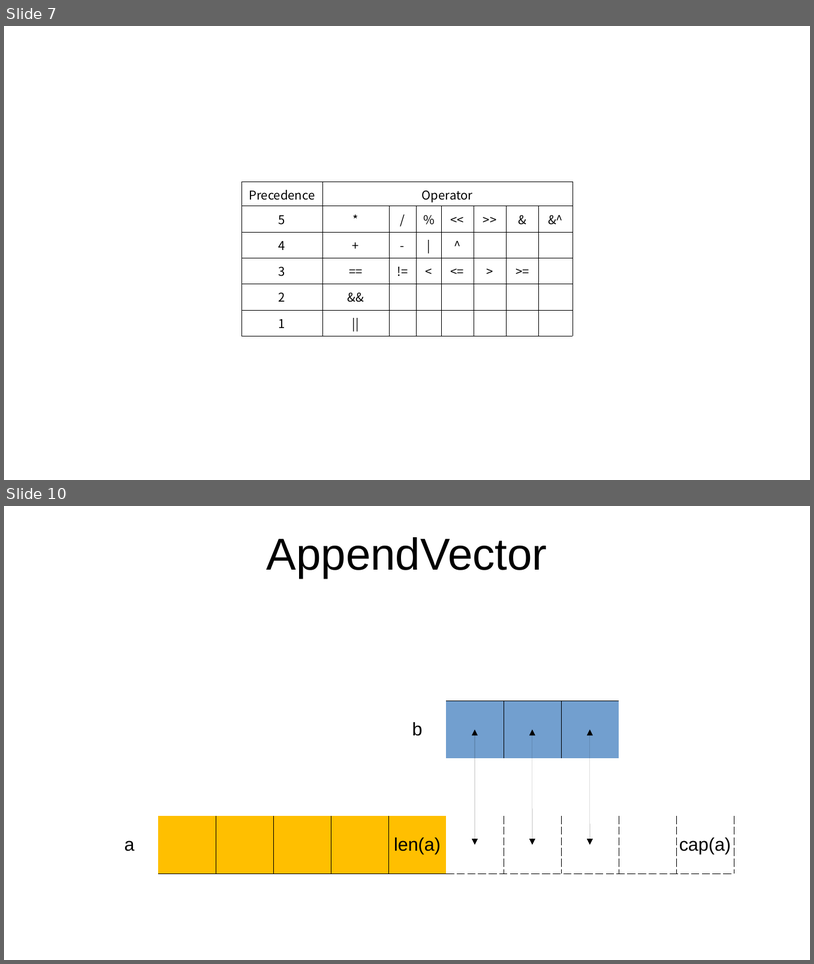
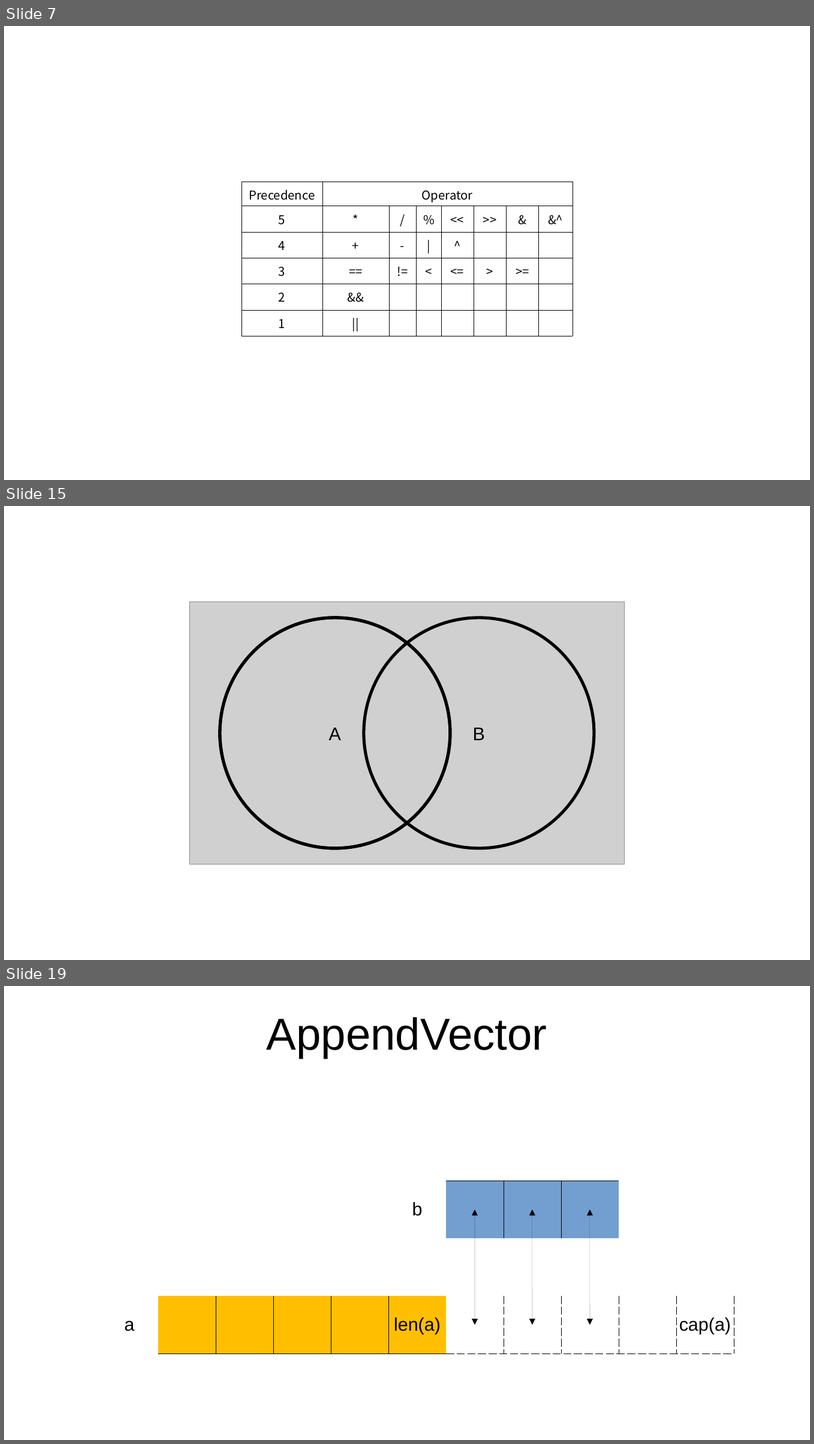
Before and after one commit to oneleo/golang-cht, a slide deck: images/images.odp. Shown one above the other, each under a label of ours: slides 7 and 10 before the commit, slides 7, 15 and 19 after it; the slides between them are not shown. The pictures are 814x964 and 814x1444 pixels, drawn with LibreOffice and Linux fonts; fonts in the diff are those of the drawing; grey boxes stand for pictures. Boxes give left, top, right and bottom in pixels: in the first picture for what was removed or moved away, otherwise in the second. Text is boxed around its words. In the diff, an @@ line names an element or a change of style, - is before the commit and + after.

```diff
--- a/images/images.odp
+++ b/images/images.odp
@@ slide 15 added at [4, 506, 810, 960], background #FFFFFF @@
@@ picture added at [190, 602, 625, 864] @@
@@ ellipse added at [220, 618, 450, 849], outline #000000 3 pt, 18 pt, text #000000 @@
+A
@@ ellipse added at [220, 618, 450, 849], outline #000000 3 pt @@
@@ ellipse added at [364, 618, 594, 849], outline #000000 3 pt, 18 pt, text #000000 @@
+B
@@ what was slide 10 is now slide 19 @@
```
Also in this commit, not shown: 9 other slides added, 1 slide removed.
